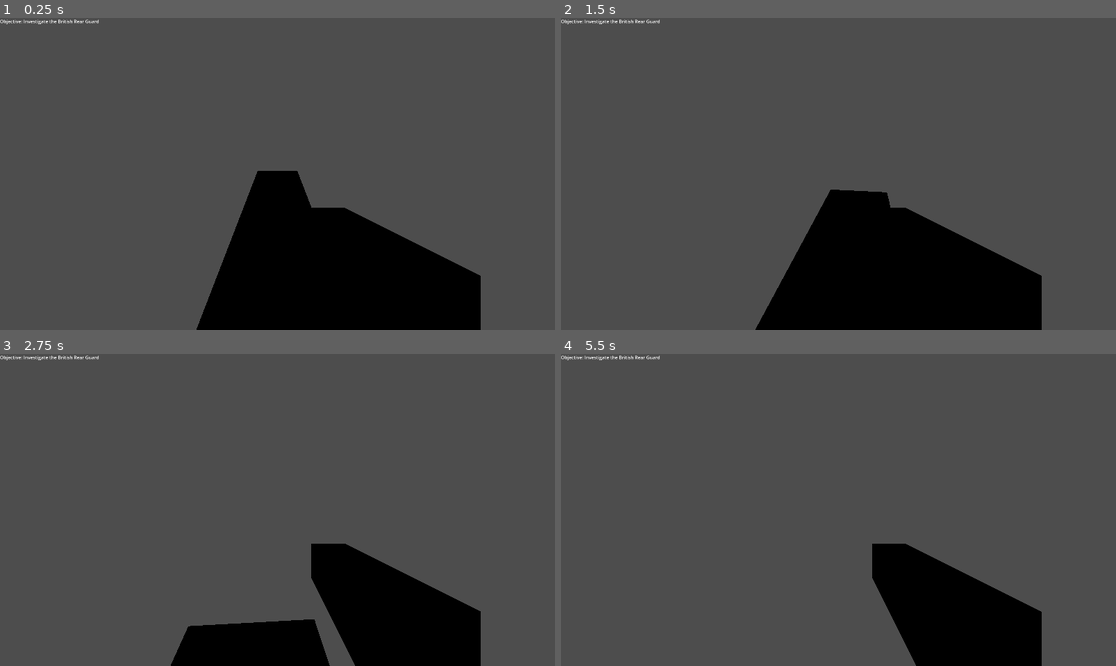
Above: before the commit, frames 1-4 (two rows, left to right).
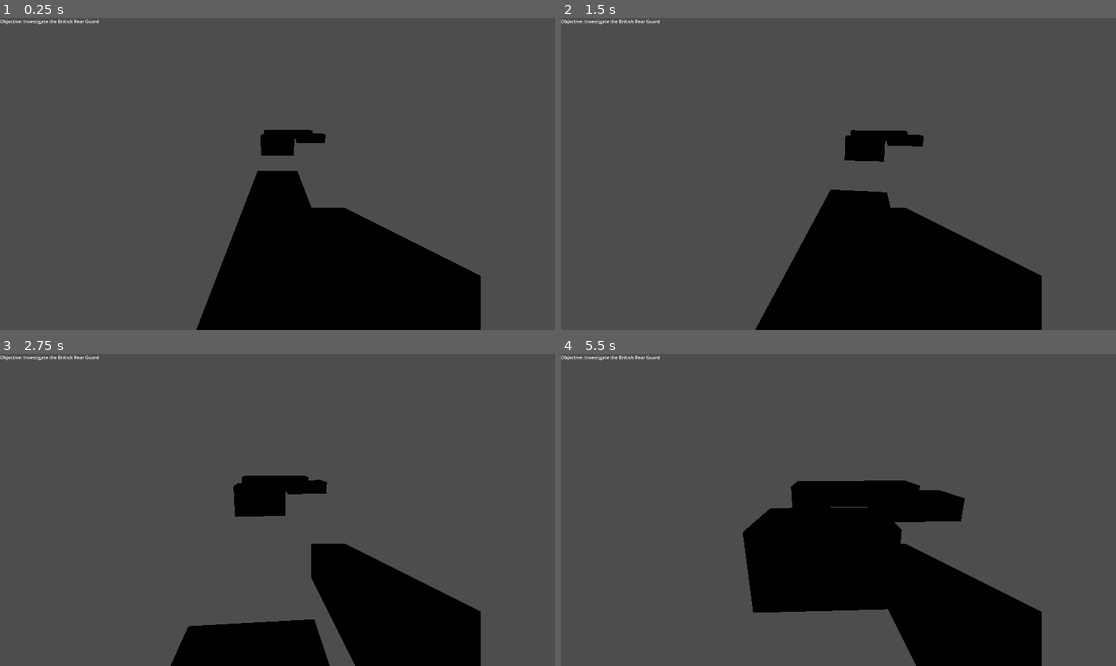
Above: after the commit, the same moments.

Repository: TheExpert24/America250-production
Game: Godot game, scene res://green_spring.tscn
The game is run twice, just before and just after one commit, with the same random seed, the same clock (stepped at 60 frames per second) and the same inputs.
Inputs (mouse positions are in pixels of both pictures, inside the frame that each line leads up to):
- Up to frame 1 (0.25 s): no input
- Up to frame 2 (1.5 s): tap Enter at 0.5 s; move the mouse to (866, 174) at 0.52 s; hold Up (ui_up) from 0.53 s (still down); click (866, 174) at 0.67 s; move the mouse to (810, 174) at 1.27 s
- Up to frame 3 (2.75 s): keep holding Up (ui_up); move the mouse to (288, 503) at 2.02 s
- Up to frame 4 (5.5 s): keep holding Up (ui_up); move the mouse to (832, 516) at 2.77 s; click (832, 516) at 2.92 s; move the mouse to (877, 513) at 3.52 s; move the mouse to (794, 506) at 4.27 s; move the mouse to (844, 510) at 5.02 s; click (844, 510) at 5.17 s

The runs differ from the first frame. In frame 1, 0.7% of the frame differs, in the area x 46-59%, y 35-45%; in frame 2, 1.0%; in frame 3, 1.5%; in frame 4, 11%, in the area x 32-73%, y 40-84%.

Commit message:
working on the landscape

Diff:
--- a/green_spring.tscn
+++ b/green_spring.tscn
@@ -35,6 +35,9 @@
 
 [sub_resource type="BoxMesh" id="BoxMesh_myx23"]
 size = Vector3(3, 0.1, 30)
+
+[sub_resource type="BoxMesh" id="BoxMesh_6k7uv"]
+size = Vector3(5, 1.5, 3)
 
 [node name="Main3D" type="Node3D" unique_id=1747885889]
 
@@ -103,6 +106,7 @@
 text = "30"
 
 [node name="AmbushTrigger" type="Area3D" parent="." unique_id=100278074]
+transform = Transform3D(1, 0, 0, 0, 1, 0, 0, 0, 1, 0, 0, -42)
 script = ExtResource("5_6k7uv")
 
 [node name="CollisionShape3D" type="CollisionShape3D" parent="AmbushTrigger" unique_id=972965571]
@@ -152,3 +156,15 @@
 
 [node name="Road" type="MeshInstance3D" parent="." unique_id=1140977841]
 mesh = SubResource("BoxMesh_myx23")
+
+[node name="BritishCamp" type="MeshInstance3D" parent="." unique_id=147153640]
+transform = Transform3D(1, 0, 0, 0, 1, 0, 0, 0, 1, 0, 1, -40)
+mesh = SubResource("BoxMesh_6k7uv")
+
+[node name="BritishCamp2" type="MeshInstance3D" parent="." unique_id=155429294]
+transform = Transform3D(1, 0, 0, 0, 1, 0, 0, 0, 1, 4, 1, -40)
+mesh = SubResource("BoxMesh_6k7uv")
+
+[node name="SupplyCrate" type="MeshInstance3D" parent="." unique_id=721680872]
+transform = Transform3D(1, 0, 0, 0, 1, 0, 0, 0, 1, 6, 0.5, -38)
+mesh = SubResource("BoxMesh_6k7uv")
